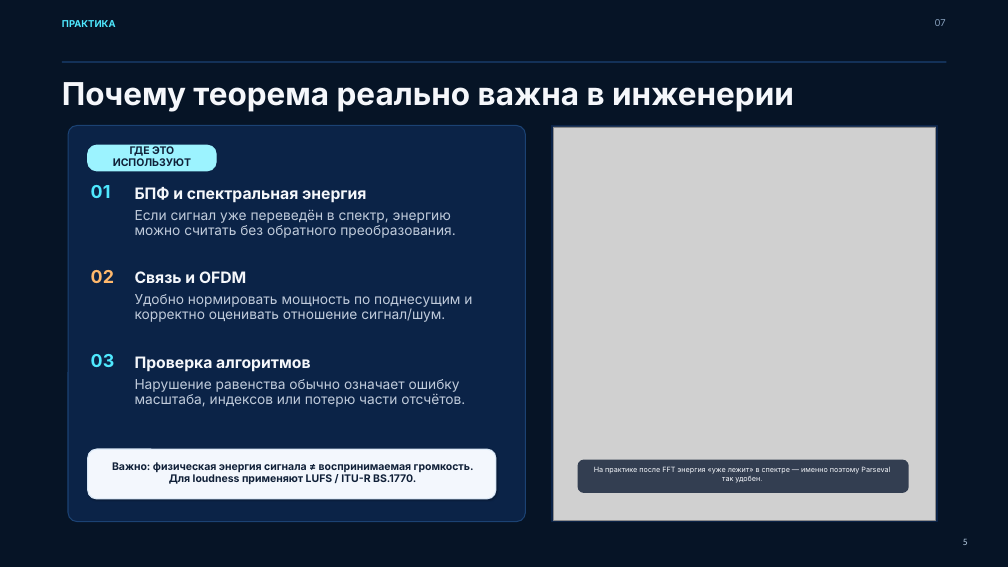
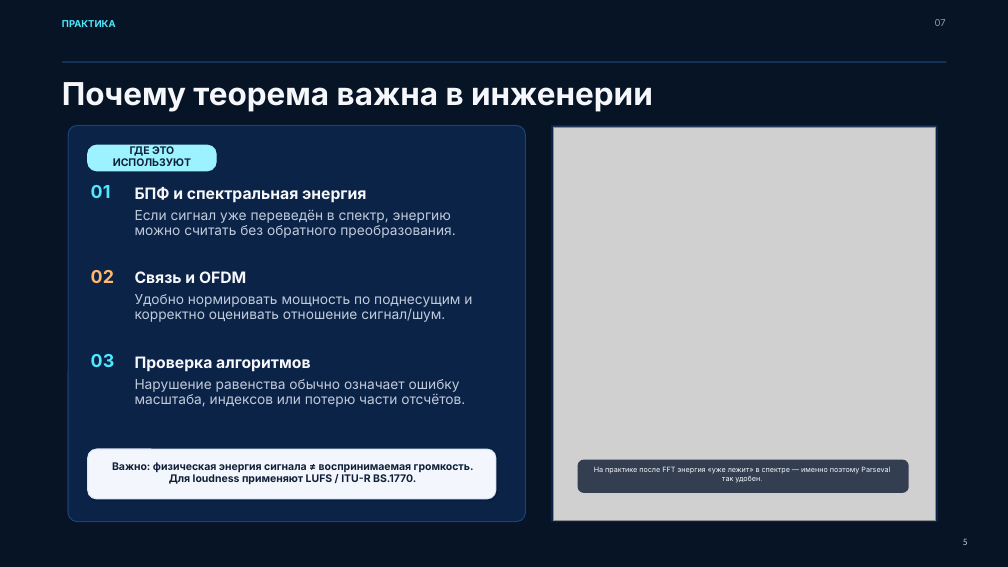
Before and after one commit to Vlasovr/university, a slide deck: slide 11 of Универ/4/ЦОСиИ/Презентация к реферату.pptx (slide 10 before the commit). Drawn at 1008x567 pixels with LibreOffice and Linux fonts; fonts in the diff are those of the drawing; grey boxes stand for pictures. Boxes give left, top, right and bottom in pixels: in the first picture for what was removed or moved away, otherwise in the second. Text is boxed around its words. In the diff, an @@ line names an element or a change of style, - is before the commit and + after.

```diff
--- a/Универ/4/ЦОСиИ/Презентация к реферату.pptx
+++ b/Универ/4/ЦОСиИ/Презентация к реферату.pptx
@@ text at (62,82,653,112): text changed @@
-Почему теорема реально важна в инженерии
+Почему теорема важна в инженерии
```
Also in this commit, not shown: 3 other files.
